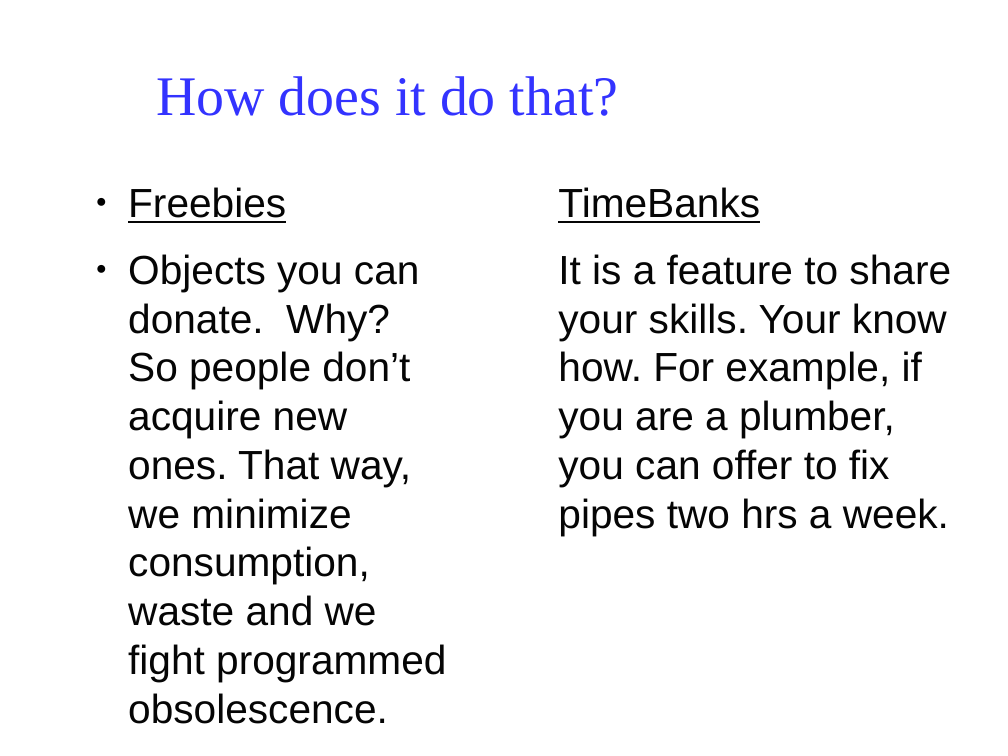
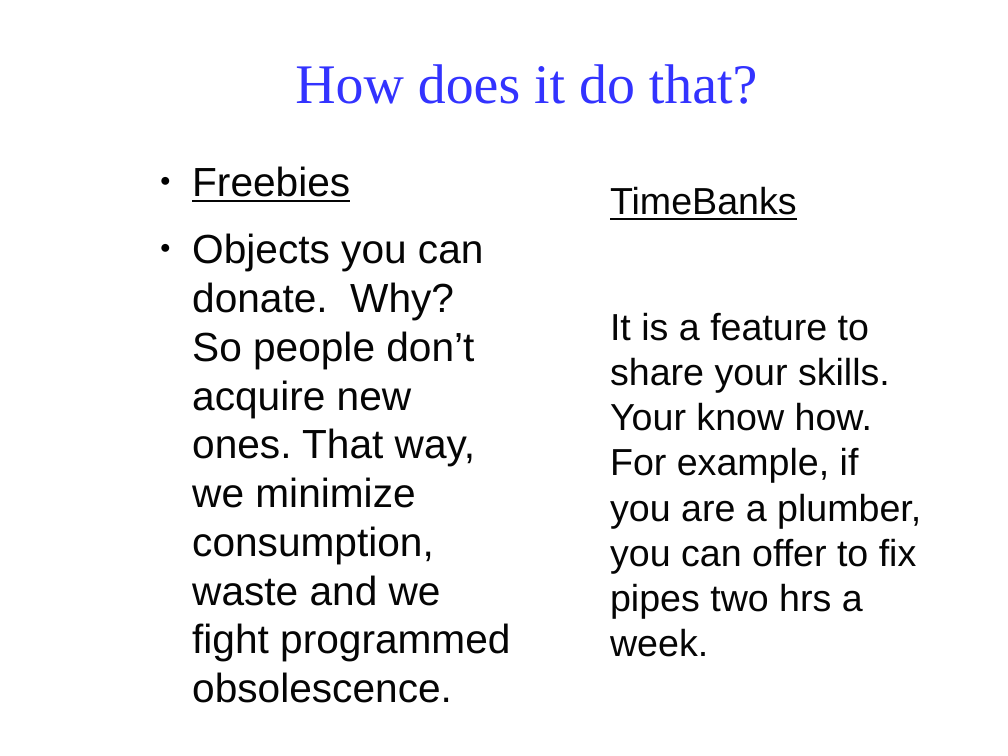
Before and after one commit to Klarala13/collectivity, a slide deck: slide 3 of Presentation/collectivity.odp. Drawn at 1008x756 pixels with LibreOffice and Linux fonts; fonts in the diff are those of the drawing; background and template pictures are left out. Boxes give left, top, right and bottom in pixels: in the first picture for what was removed or moved away, otherwise in the second. Text is boxed around its words. In the diff, an @@ line names an element or a change of style, - is before the commit and + after.

```diff
--- a/Presentation/collectivity.odp
+++ b/Presentation/collectivity.odp
@@ title "How does it do that?": place and size @@
-title "How does it do that?" at [156, 76, 618, 116]
+title "How does it do that?" at [295, 64, 757, 104]
@@ text "Freebies": place and size @@
-text "Freebies" at [128, 187, 446, 724]
+text "Freebies" at [192, 166, 510, 703]
@@ text "TimeBanks": place and size @@
-text "TimeBanks" at [558, 187, 951, 535]
+text "TimeBanks" at [610, 186, 921, 618]
@@ text "TimeBanks" at [610, 186, 921, 618]: size 32 to 29.6 pt @@
```
Also in this commit, not shown: 1 other slide changed, 1 other file.
